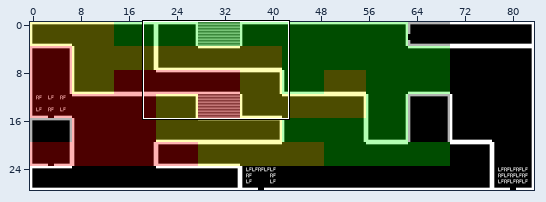
Tiled map -- tiled/dungeons.tmx. Above, an overview of the earlier version with the close-up marked.
Close-up. First the earlier version:
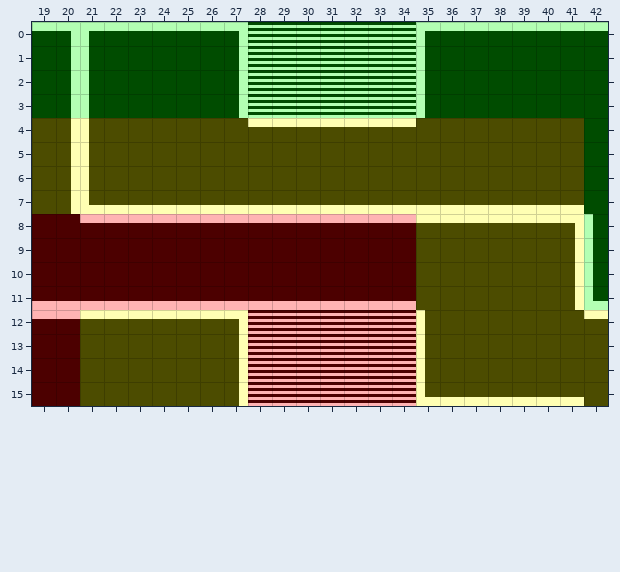
Cells are 16x16 px. Shown: x 19..42, y 0..15. The commit also changed other parts of the map, which this record leaves out. The old version is drawn lined up with the new one.
Once edited:
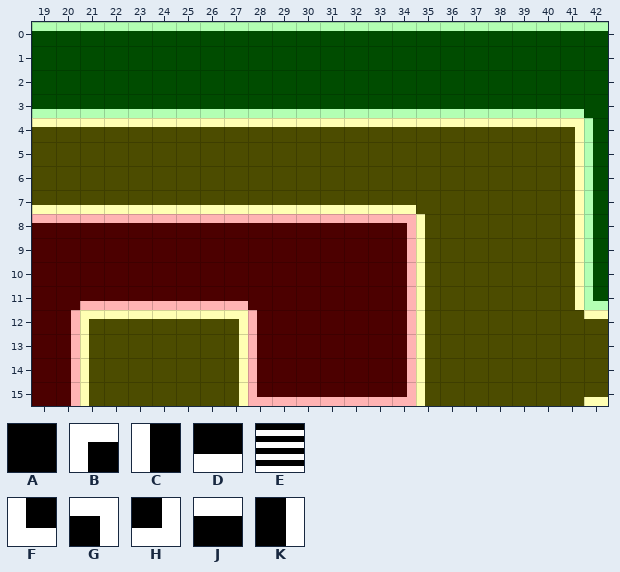
Key: from "overworld": A 0, B 1, C 2, D 3, E 5, F 10, G 11, H 12, J 13, K 14.
_ is an empty cell.
Diff:
map size 84x28 -> 70x24 cells
Layer "Tile Layer 1":
Tile A replaces tile C in rows 1 to 2 at x 21 and 35; in rows 5 to 6 at x 21.
Tile A replaces tile D in row 7 at x 35 to 40; in row 11 at x 19 to 20 and 28 to 33; in row 15 at x 36 to 41.
Tile A replaces tile E in rows 1 to 2 at x 28 to 34; in rows 12 to 14 at x 29 to 33.
Tile A replaces tile J in row 8 at x 36 to 40; in row 12 at x 19.
Tile A replaces tile K in rows 1 to 2 at x 20 and 27; in rows 5 to 6 at x 20.
Tile B replaces tile J in row 12 at x 21.
Tile C replaces tile A in rows 4 to 7 at x 42; in rows 9 to 11 at x 35; in rows 13 to 15 at x 21.
Tile C replaces tile E in rows 12 to 14 at x 28.
Tile C replaces tile F in row 15 at x 35.
Tile C replaces tile J in row 8 at x 35.
Tile D replaces tile A in row 3 at x 19, 22 to 26 and 36 to 41; in row 7 at x 19; in row 15 at x 42.
Tile D replaces tile C in row 3 at x 21 and 35.
Tile D replaces tile E in row 3 at x 28 to 34; in row 15 at x 29 to 33.
Tile D replaces tile F in row 7 at x 21.
Tile D replaces tile K in row 3 at x 20 and 27; in row 7 at x 20.
Tile F replaces tile E in row 15 at x 28.
Tile G replaces tile A in row 4 at x 41.
Tile G replaces tile J in row 8 at x 34.
Tile H replaces tile E in row 15 at x 34.
Tile J replaces tile A in row 4 at x 19, 22 to 27 and 35 to 40; in row 8 at x 19 to 20.
Tile J replaces tile B in row 0 at x 21 and 35.
Tile J replaces tile C in row 4 at x 21.
Tile J replaces tile E in row 0 at x 28 to 34.
Tile J replaces tile G in row 0 at x 20 and 27.
Tile J replaces tile K in row 4 at x 20.
Tile K replaces tile A in rows 5 to 6 at x 41; in rows 9 to 10 at x 34; in rows 13 to 15 at x 20.
Tile K replaces tile D in row 7 at x 41; in row 11 at x 34.
Tile K replaces tile E in rows 12 to 14 at x 34.
Tile K replaces tile G in row 8 at x 41.
Tile K replaces tile J in row 12 at x 20.
